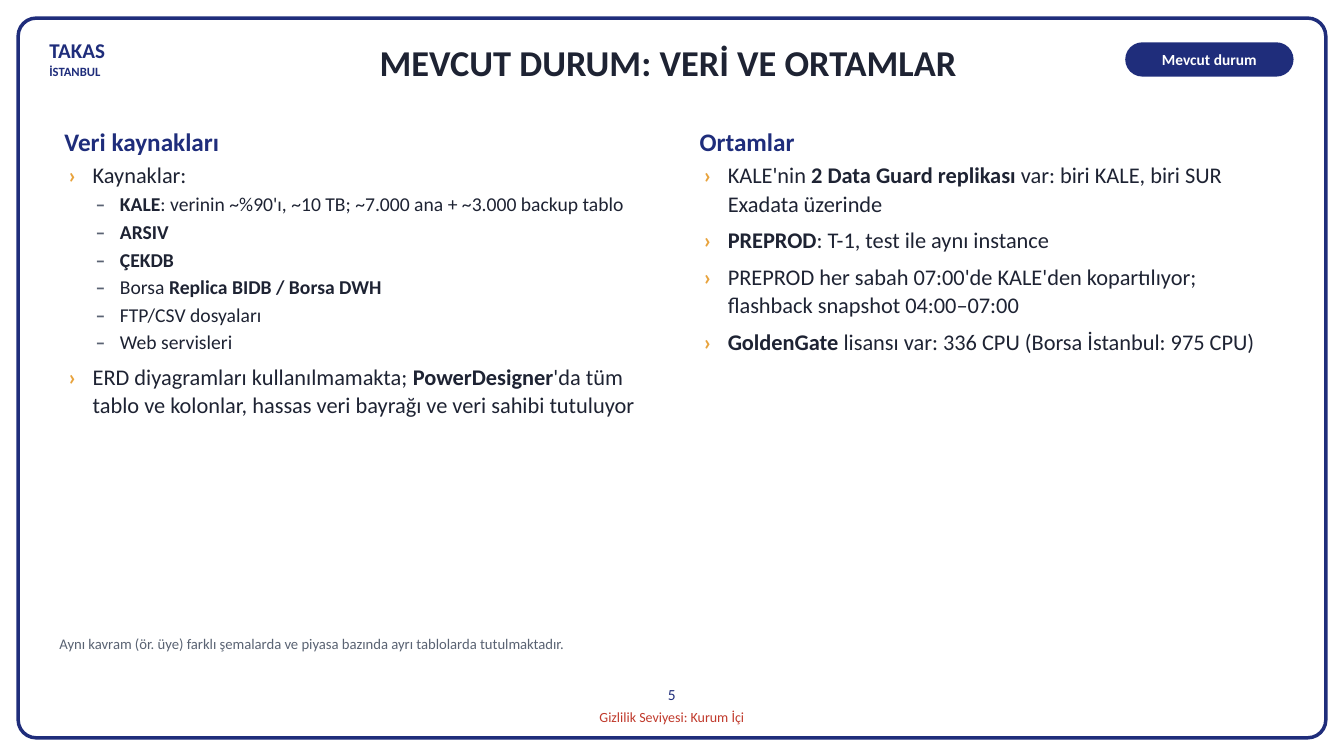
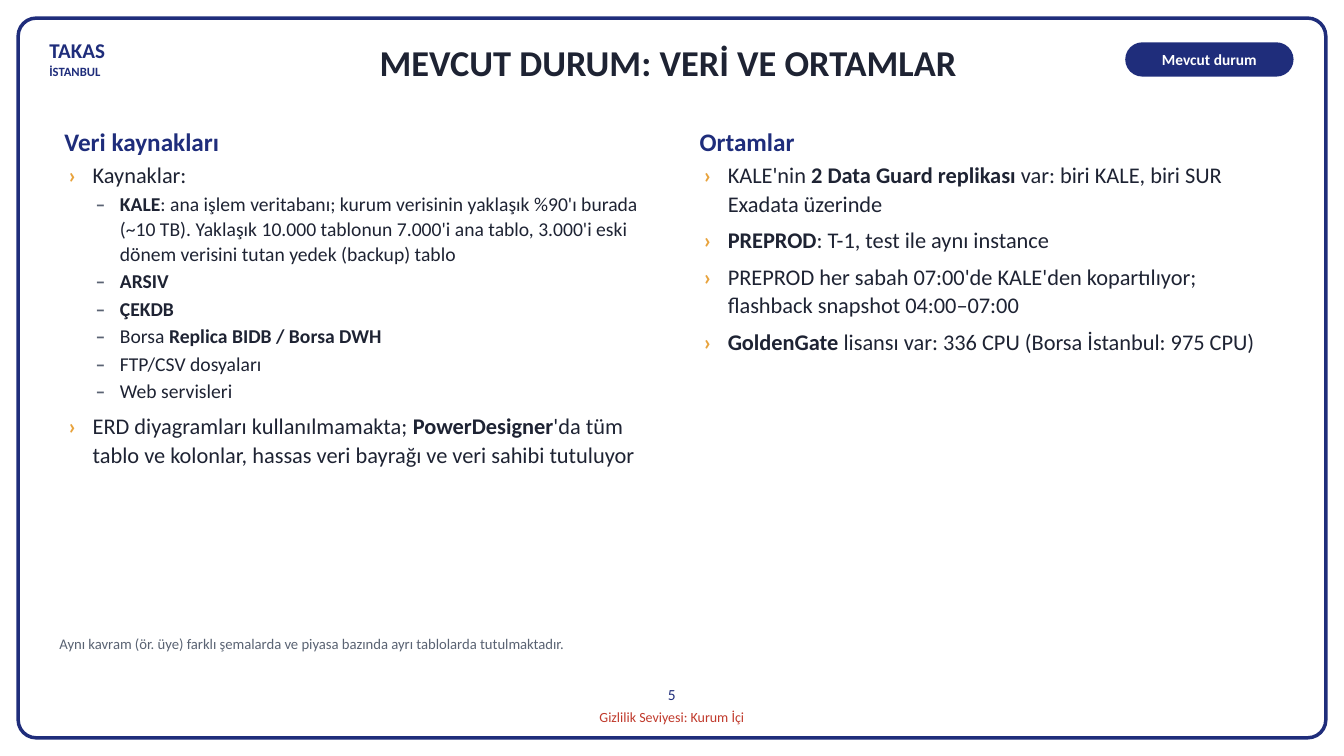
Before and after one commit to hanifidemirel0/Cursor-Projects, a slide deck: slide 5 of outputs/dwh-sunum-kasim-2026/5 - DWHSunum_Kasim2026.pptx. Drawn at 1344x756 pixels with LibreOffice and Linux fonts; fonts in the diff are those of the drawing. Boxes give left, top, right and bottom in pixels: in the first picture for what was removed or moved away, otherwise in the second. Text is boxed around its words. In the diff, an @@ line names an element or a change of style, - is before the commit and + after.

```diff
--- a/outputs/dwh-sunum-kasim-2026/5 - DWHSunum_Kasim2026.pptx
+++ b/outputs/dwh-sunum-kasim-2026/5 - DWHSunum_Kasim2026.pptx
@@ text at (x1=120, y1=197, x2=637, y2=264): text changed @@
-– KALE: verinin ~%90'ı, ~10 TB; ~7.000 ana + ~3.000 backup tablo
+– KALE: ana işlem veritabanı; kurum verisinin yaklaşık %90'ı burada (~10 TB). Yaklaşık 10.000 tablonun 7.000'i ana tablo, 3.000'i eski dönem verisini tutan yedek (backup) tablo
```
Also in this commit, not shown: 2 other files.
